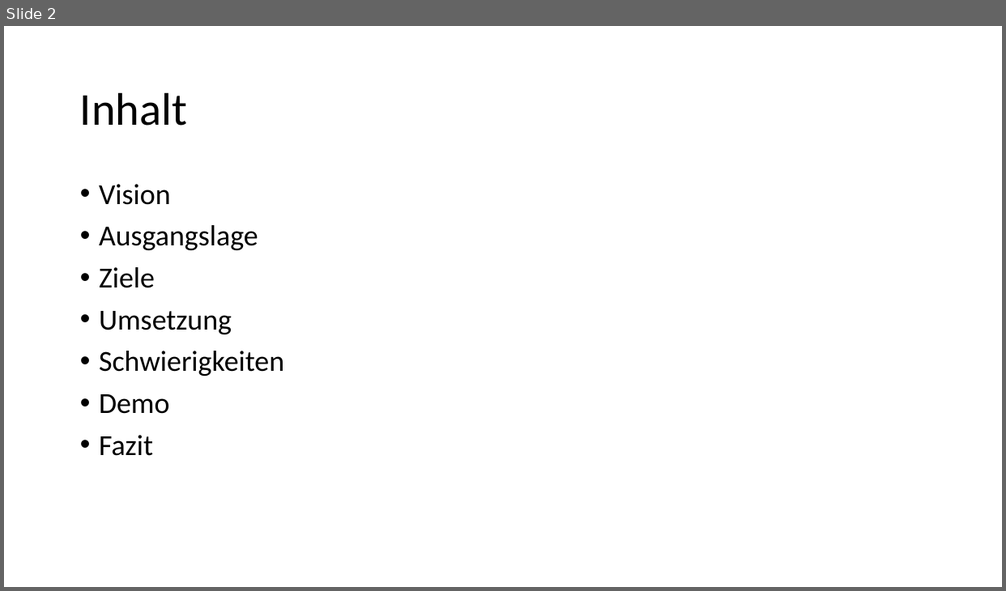
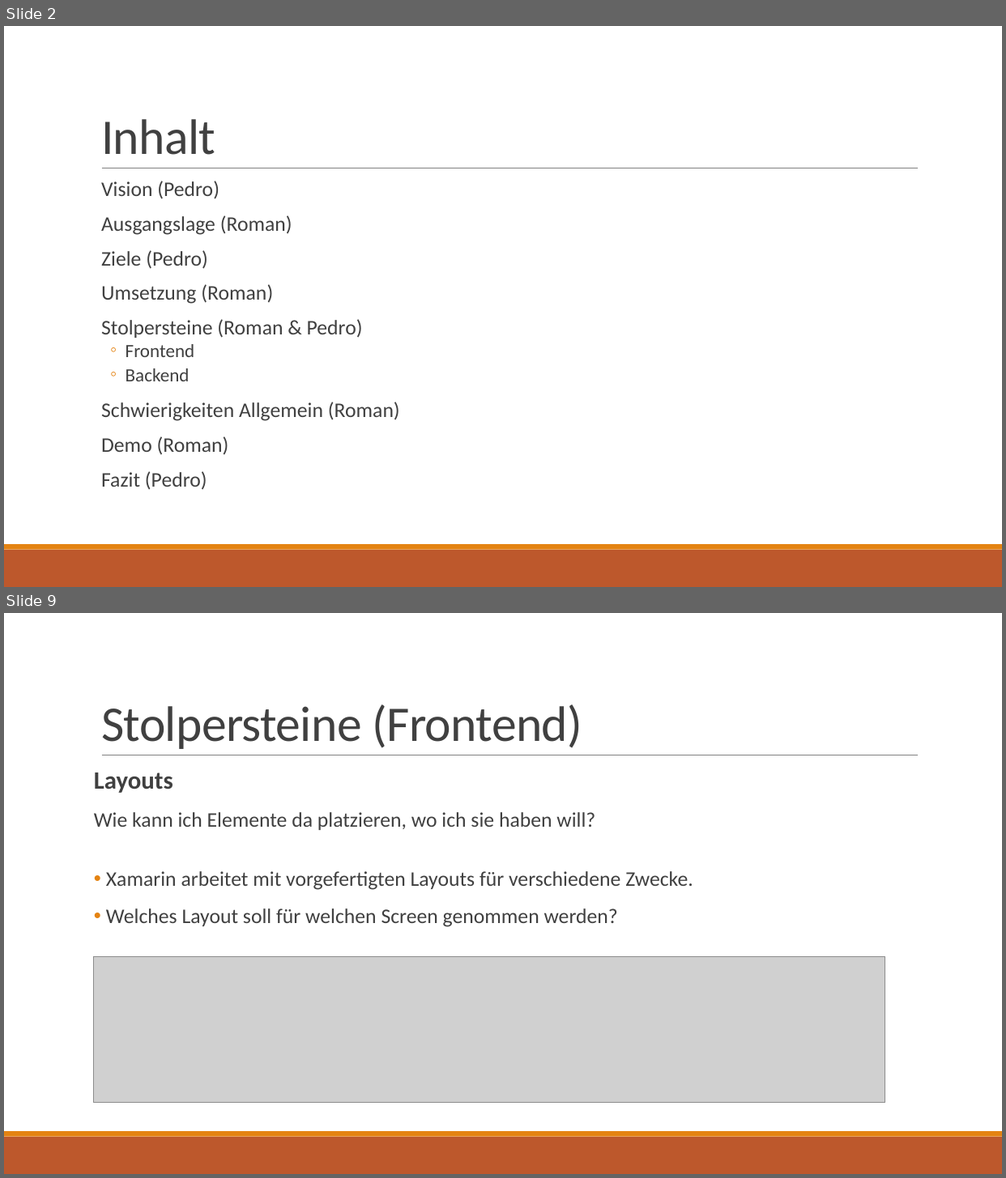
Before and after one commit to HolzbaumStudios/CookBook, a slide deck: Docs/Präsentation_Kochbuch.pptx. Shown one above the other, each under a label of ours: slide 2 before the commit, slides 2 and 9 after it; the slides between them are not shown. The pictures are 1006x591 and 1006x1178 pixels, drawn with LibreOffice and Linux fonts; fonts in the diff are those of the drawing; grey boxes stand for pictures. Boxes give left, top, right and bottom in pixels: in the first picture for what was removed or moved away, otherwise in the second. Text is boxed around its words. In the diff, an @@ line names an element or a change of style, - is before the commit and + after.

Commit message:
Praesentation
+ Teil Roman Präsi

```diff
--- a/Docs/Präsentation_Kochbuch.pptx
+++ b/Docs/Präsentation_Kochbuch.pptx
@@ slide 9 added at (4,613,1002,1174), background #FFFFFF; not listed: 3 template elements that a slide beside it also shows @@
@@ title added at (101,705,582,749), 48 pt, text #404040 @@
+Stolpersteine (Frontend)
@@ text added at (94,773,693,927), 20 pt, text #404040 @@
+Layouts
+Wie kann ich Elemente da platzieren, wo ich sie haben will?
+• Xamarin arbeitet mit vorgefertigten Layouts für verschiedene Zwecke.
+• Welches Layout soll für welchen Screen genommen werden?
@@ picture added at (94,957,885,1102) @@
@@ slide 2 changed as well @@
@@ title "Inhalt": place and size @@
-title "Inhalt" at (80,92,187,126)
+title "Inhalt" at (101,119,215,155)
@@ title "Inhalt" at (101,119,215,155): size 44 to 48 pt, text colour #000000 to #404040, letter spacing 0 to -0.5 pt; line spacing 0.9 to 0.85; vertical alignment middle to bottom @@
@@ line added from (102, 169) to (918, 169), #808080 0.5 pt @@
@@ text at (101,181,400,490): text changed; size 28 to 20 pt; text colour #000000 to #404040 @@
-• Vision
-• Ausgangslage
-• Ziele
-• Umsetzung
-• Schwierigkeiten
-• Demo
-• Fazit
+  Vision (Pedro)
+  Ausgangslage (Roman)
+  Ziele (Pedro)
+  Umsetzung (Roman)
+  Stolpersteine (Roman & Pedro)
+  ◦ Frontend
+  ◦ Backend
+  Schwierigkeiten Allgemein (Roman)
+  Demo (Roman)
+  Fazit (Pedro)
@@ rectangle added at (4,550,1002,587), fill #BD582C @@
@@ rectangle added at (4,544,1002,550), fill #E48312 @@
```
Also in this commit, not shown: 1 other slide changed, 12 other slides added, 2 other files.
